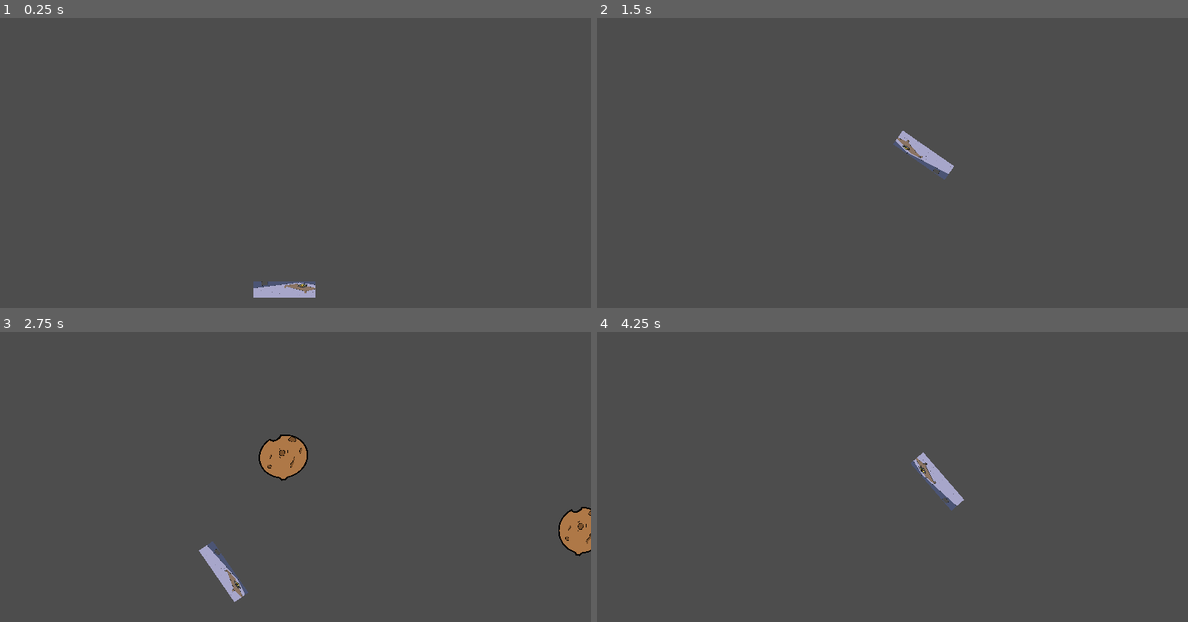
Above: before the commit, frames 1-4 (two rows, left to right).
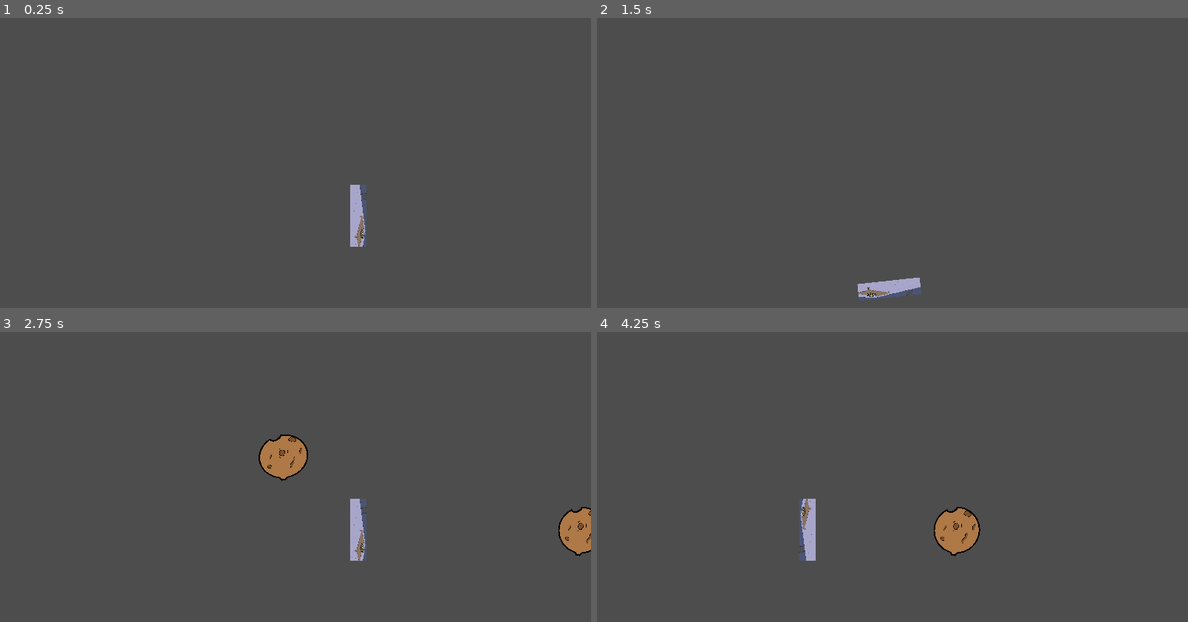
Above: after the commit, the same moments.

Repository: Goonie19/TherapySunProject
Game: Godot game, scene res://scenes/Minigame/minigame_scene.tscn
Same seed, same stepped clock (60 frames per second), same inputs: the game is played once before the commit and once after it. This scene is started directly instead of the project's main scene.
Inputs:
- Up to frame 1 (0.25 s): no input
- Up to frame 2 (1.5 s): tap Enter at 0.5 s; hold Right (RotateBlockerRight, bound only after the commit) 0.53-1.28 s; hold Down (RotateBlockerDown, bound only after the commit) from 1.28 s (still down)
- Up to frame 3 (2.75 s): release Down (RotateBlockerDown, bound only after the commit) at 2.03 s; hold Right (RotateBlockerRight, bound only after the commit) from 2.03 s (still down)
- Up to frame 4 (4.25 s): release Right (RotateBlockerRight, bound only after the commit) at 2.78 s; hold Up (RotateBlockerUp, bound only after the commit) 2.78-3.53 s; hold Left (RotateBlockerLeft, bound only after the commit) from 3.53 s (still down)

The runs differ from the first frame. In frame 1, 1.1% of the frame differs, in the area x 42-62%, y 57-97%; in frame 2, 1.2%; in frame 3, 1.2%; in frame 4, 2.2%, in the area x 34-65%, y 41-79%.

Commit message:
Changed how input works for minigame

Diff:
--- a/project.godot
+++ b/project.godot
@@ -29,14 +29,24 @@
 "events": [Object(InputEventKey,"resource_local_to_scene":false,"resource_name":"","device":0,"window_id":0,"alt_presse …(189 unchanged characters)…
 ]
 }
-RotateBlockerPositive={
+RotateBlockerRight={
 "deadzone": 0.2,
 "events": [Object(InputEventKey,"resource_local_to_scene":false,"resource_name":"","device":-1,"window_id":0,"alt_press …(195 unchanged characters)…
 ]
 }
-RotateBlockerNegative={
+RotateBlockerLeft={
 "deadzone": 0.2,
 "events": [Object(InputEventKey,"resource_local_to_scene":false,"resource_name":"","device":-1,"window_id":0,"alt_press …(195 unchanged characters)…
+]
+}
+RotateBlockerUp={
+"deadzone": 0.2,
+"events": [Object(InputEventKey,"resource_local_to_scene":false,"resource_name":"","device":-1,"window_id":0,"alt_pressed":false,"shift_pressed":false,"ctrl_pressed":false,"meta_pressed":false,"pressed":false,"keycode":0,"physical_keycode":4194320,"key_label":0,"unicode":0,"location":0,"echo":false,"script":null)
+]
+}
+RotateBlockerDown={
+"deadzone": 0.2,
+"events": [Object(InputEventKey,"resource_local_to_scene":false,"resource_name":"","device":-1,"window_id":0,"alt_pressed":false,"shift_pressed":false,"ctrl_pressed":false,"meta_pressed":false,"pressed":false,"keycode":0,"physical_keycode":4194322,"key_label":0,"unicode":0,"location":0,"echo":false,"script":null)
 ]
 }
 
--- a/scenes/Minigame/minigame_scene.tscn
+++ b/scenes/Minigame/minigame_scene.tscn
@@ -65,10 +65,11 @@
 
 [node name="Blocker Rotator" type="Node2D" parent="SunSpace"]
 script = ExtResource("1_jarmb")
-rotation_speed = 5.0
+rotation_speed = 12.0
 
 [node name="Sprite blocker" type="Sprite2D" parent="SunSpace/Blocker Rotator"]
-position = Vector2(0, 100)
+position = Vector2(100, 0)
+rotation = 1.5708
 scale = Vector2(0.053, 0.019)
 texture = ExtResource("1_fa470")
 
--- a/scripts/Minigame/Rotator/blocker_rotator.gd
+++ b/scripts/Minigame/Rotator/blocker_rotator.gd
@@ -1,25 +1,30 @@
 extends Node2D
 
-@export var rotation_speed : float = 3
+@export var rotation_speed : float = 12000
 
-var direction : float
+var target_dir : Vector2
 
 func _process(delta: float) -> void:
 	read_input()
 
-	rotation += rotation_speed * delta * direction
+	setRotation(target_dir, delta)
 
-func setRotation(rotationDir:float):
-	direction = rotationDir
+func setRotation(dir: Vector2, delta: float):
+	var target: Vector2 = global_position + target_dir
+	print(target_dir)
+
+	var current_rotation = rotation
+	var target_rotation = dir.angle()
+
+	#almost there mi man
+	rotation = lerp_angle(current_rotation, target_rotation, rotation_speed * delta)
 
 func read_input():
-	var dir = 0
-	if Input.is_key_pressed(KEY_RIGHT):
-		dir += 1
-	if Input.is_key_pressed(KEY_LEFT):
-		dir -= 1
+	var dir = Input.get_vector("RotateBlockerLeft", "RotateBlockerRight", "RotateBlockerUp", "RotateBlockerDown")
 
-	setRotation(dir)
+	if dir != Vector2.ZERO:
+		target_dir = dir
+
 
 
 func _on_blocker_area_2d_area_entered(area: Area2D) -> void:
